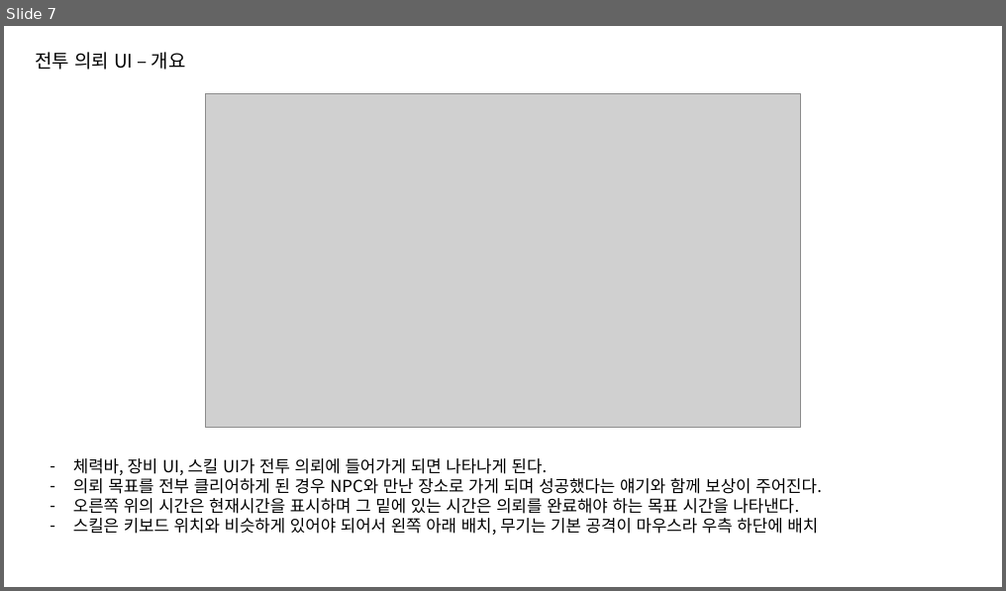
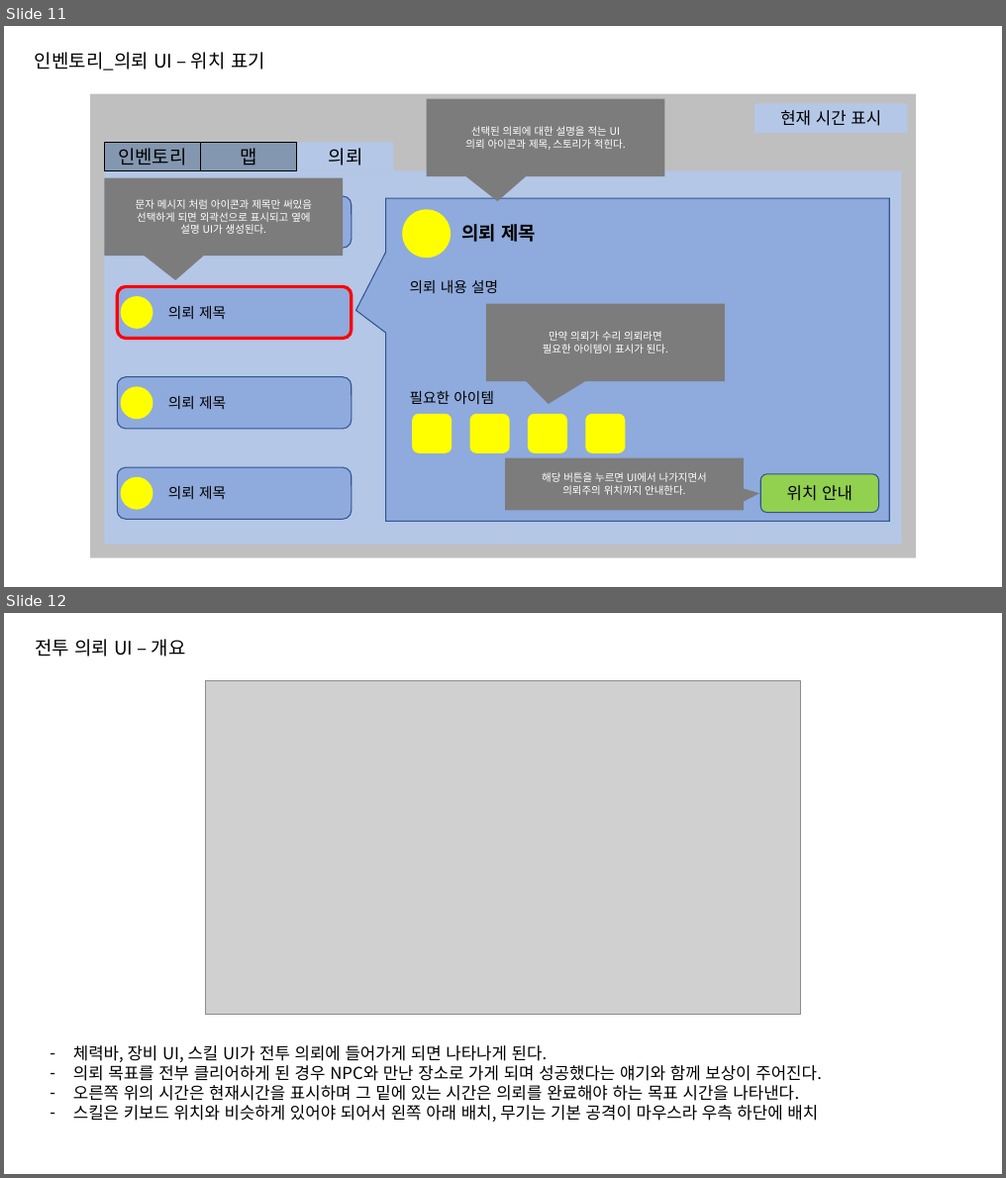
Before and after one commit to go4521304/Backyeah, a slide deck: document/UI기획서초안_ver1.1.pptx. Shown one above the other, each under a label of ours: slide 7 before the commit, slides 11 and 12 after it. The pictures are 1006x591 and 1006x1178 pixels, drawn with LibreOffice and Linux fonts; fonts in the diff are those of the drawing; grey boxes stand for pictures. Boxes give left, top, right and bottom in pixels: in the first picture for what was removed or moved away, otherwise in the second. Text is boxed around its words. In the diff, an @@ line names an element or a change of style, - is before the commit and + after.

```diff
--- a/document/UI기획서초안_ver1.1.pptx
+++ b/document/UI기획서초안_ver1.1.pptx
@@ slide 11 added at (4, 26, 1002, 587), background #FFFFFF @@
@@ text added at (35, 52, 265, 71), 18 pt, text #000000 @@
+인벤토리_의뢰 UI – 위치 표기
@@ rectangle added at (90, 94, 916, 559), fill #BFBFBF @@
@@ speech box added at (426, 98, 665, 176), fill #7C7C7C, 10 pt, text #FFFFFF @@
+선택된 의뢰에 대한 설명을 적는 UI
+의뢰 아이콘과 제목, 스토리가 적힌다.
@@ rectangle added at (754, 104, 908, 133), fill #B4C7E7, 16 pt, text #000000 @@
+현재 시간 표시
@@ rectangle added at (104, 142, 200, 172), fill #8497B0, outline #000000 1 pt, 18 pt, text #000000 @@
+인벤토리
@@ rectangle added at (200, 142, 296, 172), fill #8497B0, outline #000000 1 pt, 18 pt, text #000000 @@
+맵
@@ rectangle added at (297, 142, 393, 172), fill #B4C7E7, 18 pt, text #000000 @@
+의뢰
@@ rectangle added at (104, 172, 902, 545), fill #B4C7E7 @@
@@ speech box added at (104, 178, 344, 256), fill #7C7C7C, 10 pt, text #FFFFFF @@
+문자 메시지 처럼 아이콘과 제목만 써있음
+선택하게 되면 외곽선으로 표시되고 옆에
+설명 UI가 생성된다.
@@ rounded rectangle added at (117, 196, 351, 249), fill #8FAADC, outline #325491 1 pt @@
@@ speech box added at (386, 198, 890, 522), fill #8FAADC, outline #325491 1 pt @@
@@ ellipse added at (121, 205, 152, 238), fill #FFFF00 @@
@@ text added at (168, 213, 226, 232), 14 pt, text #000000 @@
+의뢰 제목
@@ ellipse added at (402, 209, 450, 258), fill #FFFF00 @@
@@ text added at (461, 224, 536, 242), 18 pt, text #000000, bold @@
+의뢰 제목
@@ rounded rectangle added at (117, 286, 351, 338), fill #8FAADC, outline #FF0000 3 pt @@
@@ text added at (410, 280, 498, 293), 14 pt, text #000000 @@
+의뢰 내용 설명
@@ ellipse added at (121, 296, 152, 329), fill #FFFF00 @@
@@ text added at (168, 306, 226, 319), 14 pt, text #000000 @@
+의뢰 제목
@@ speech box added at (486, 304, 725, 381), fill #7C7C7C, 10 pt, text #FFFFFF @@
+만약 의뢰가 수리 의뢰라면
+필요한 아이템이 표시가 된다.
@@ rounded rectangle added at (117, 377, 351, 429), fill #8FAADC, outline #325491 1 pt @@
@@ ellipse added at (121, 386, 152, 419), fill #FFFF00 @@
@@ text added at (168, 396, 226, 409), 14 pt, text #000000 @@
+의뢰 제목
@@ text added at (410, 391, 494, 404), 14 pt, text #000000 @@
+필요한 아이템
@@ rounded rectangle added at (412, 414, 451, 454), fill #FFFF00 @@
@@ rounded rectangle added at (469, 414, 509, 454), fill #FFFF00 @@
@@ rounded rectangle added at (528, 414, 567, 454), fill #FFFF00 @@
@@ rounded rectangle added at (586, 414, 626, 454), fill #FFFF00 @@
@@ rounded rectangle added at (117, 468, 351, 519), fill #8FAADC, outline #325491 1 pt @@
@@ speech box added at (505, 459, 744, 511), fill #7C7C7C, 10 pt, text #FFFFFF @@
+해당 버튼을 누르면 UI에서 나가지면서
+의뢰주의 위치까지 안내한다.
@@ ellipse added at (121, 477, 152, 509), fill #FFFF00 @@
@@ text added at (168, 486, 226, 499), 14 pt, text #000000 @@
+의뢰 제목
@@ rounded rectangle added at (761, 474, 879, 513), fill #92D050, outline #325491 1 pt, 16 pt, text #000000 @@
+위치 안내
@@ what was slide 7 is now slide 12 @@
```
Also in this commit, not shown: 3 slides changed, 4 other slides added.
